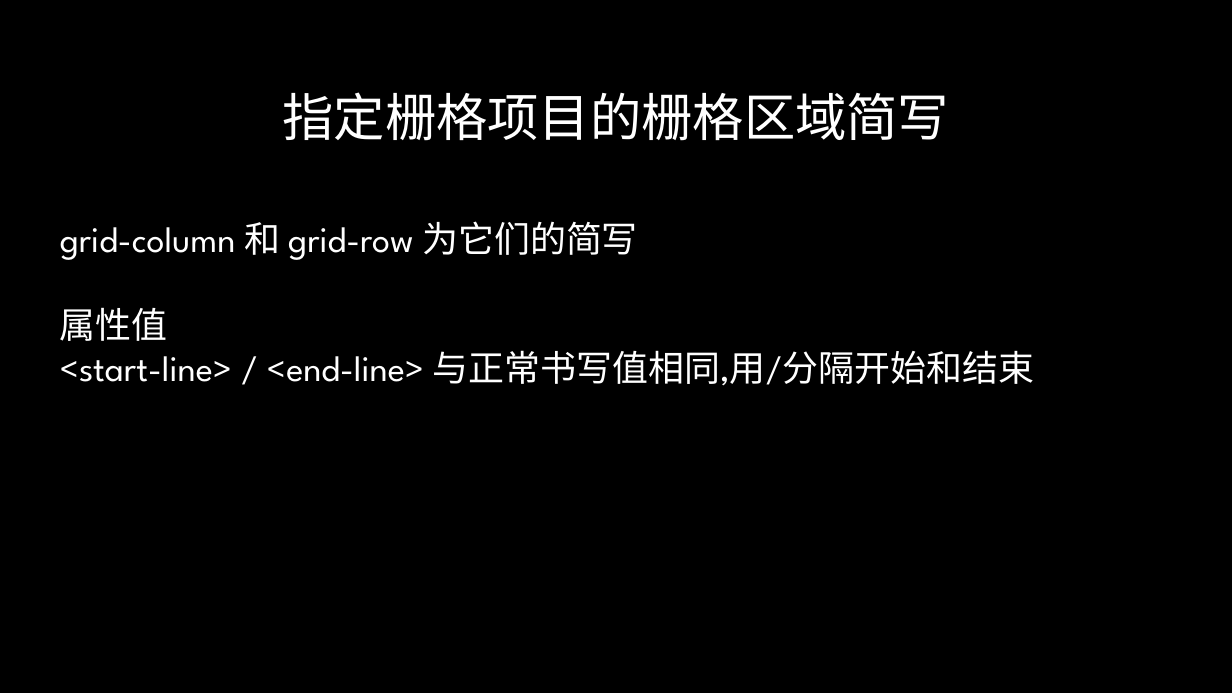
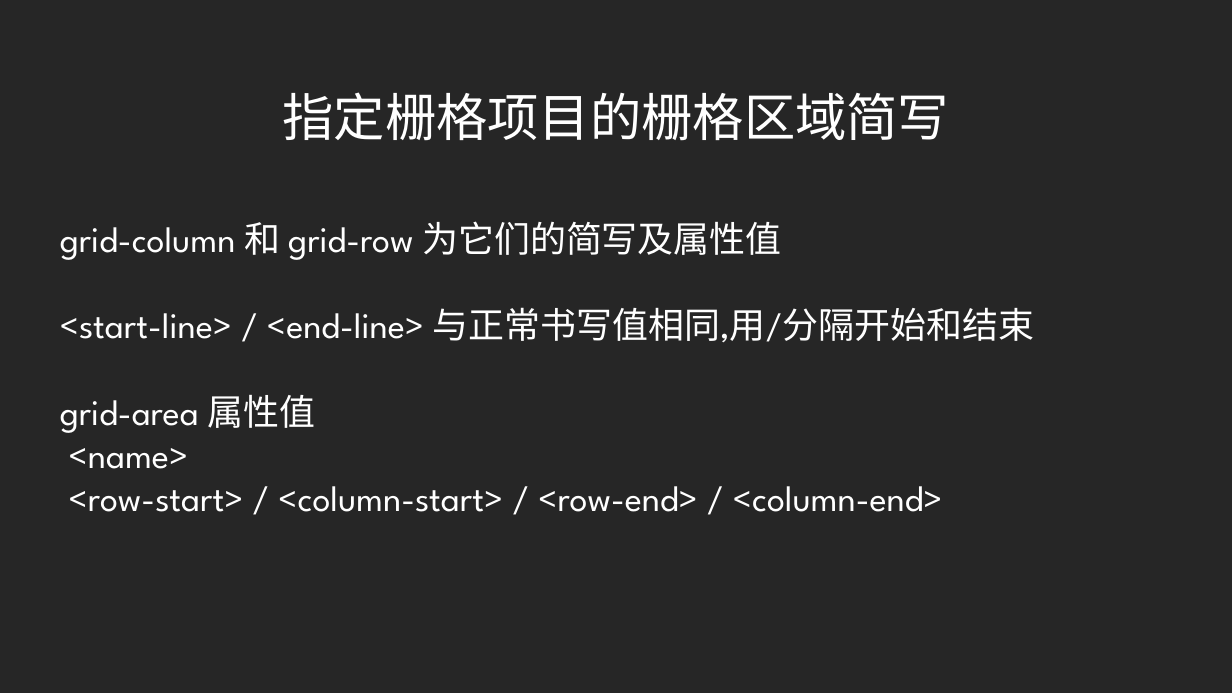
Before and after one commit to radiofly19841018/demo-flex, a slide deck: slide 39 of ppt/CSS Flex&Grid.pptx. Drawn at 1232x693 pixels with LibreOffice and Linux fonts; fonts in the diff are those of the drawing; background and template pictures are left out. Boxes give left, top, right and bottom in pixels: in the first picture for what was removed or moved away, otherwise in the second. Text is boxed around its words. In the diff, an @@ line names an element or a change of style, - is before the commit and + after.

Commit message:
grid

```diff
--- a/ppt/CSS Flex&Grid.pptx
+++ b/ppt/CSS Flex&Grid.pptx
@@ background picture (left out) to #262626 @@
@@ text at (60, 221, 782, 260): text changed @@
-grid-column 和 grid-row 为它们的简写
-属性值
+grid-column 和 grid-row 为它们的简写及属性值
@@ text at (60, 395, 943, 512): paragraphs added @@
+grid-area 属性值
+<name>
+<row-start> / <column-start> / <row-end> / <column-end>
```
Also in this commit, not shown: 17 other slides changed, 1 slide added, 1 slide removed, 4 other files.
